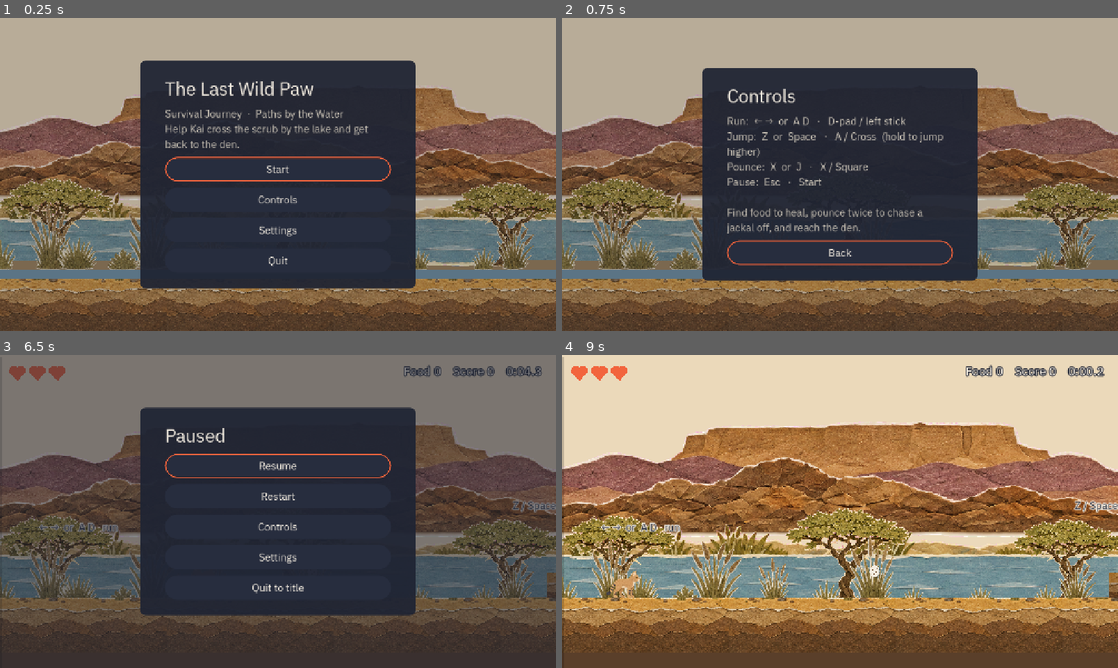
Above: before the commit, frames 1-4 (two rows, left to right).
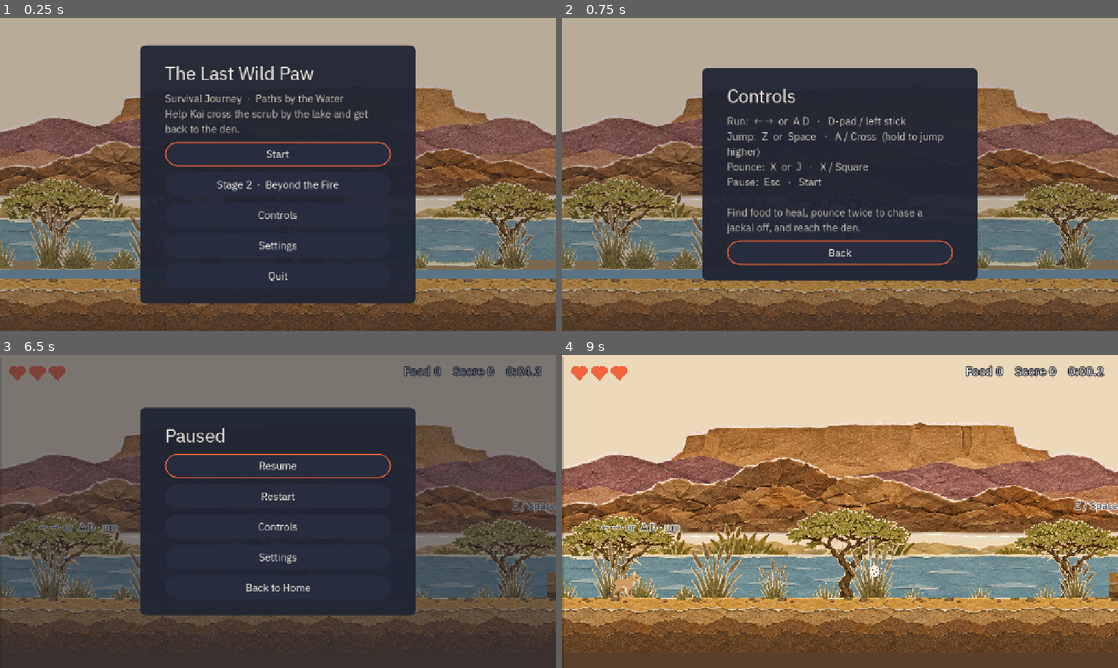
Above: after the commit, the same moments.

Repository: gomin2013/the-last-wild-paw
Game: Godot game, scene res://scenes/main.tscn
The game is run twice, just before and just after one commit, with the same random seed, the same clock (stepped at 60 frames per second) and the same inputs. Sound files missing from this copy of the repository are replaced by a short silence.
Inputs (mouse positions are in pixels of both pictures, inside the frame that each line leads up to):
- Up to frame 1 (0.25 s): no input
- Up to frame 2 (0.75 s): click "Controls" at 0.5 s
- Up to frame 3 (6.5 s): click "Back" at 1.25 s; click "Start" at 2 s; tap Enter at 2.75 s; move the mouse to (400, 495) at 2.77 s; hold Right (move_right) 2.78-3.5 s; tap X (attack) at 2.85, 4.35 s; click (400, 495) at 2.92 s; tap Z (jump) at 3.02, 3.05, 3.32, 4.55, 6.02, 6.05, 6.32 s; drag from (166, 527) to (311, 570) at 3.52 s; move the mouse to (333, 442) at 4.27 s; hold Right (move_right) 4.28-5 s; click (333, 442) at 4.42 s; drag from (250, 574) to (111, 464) at 5.02 s; move the mouse to (444, 558) at 5.77 s; hold Left (move_left) from 5.78 s (still down); tap Alt at 5.85 s; click (444, 558) at 5.92 s; tap Escape (pause) at 6.4 s
- Up to frame 4 (9 s): release Left (move_left) at 6.5 s; click "Controls" at 6.5 s; click "Back" at 7.25 s; click "Quit to title" (after the commit: "Back to Home") at 8 s; click "Start" at 8.75 s

The runs differ from the first frame. In frame 1, 9.5% of the frame differs, in the area x 25-75%, y 8-92%; in frame 2, nothing differs; in frame 3, 0.2%; in frame 4, nothing differs.

Commit message:
2026 Updated Paper Collage Sprites (Scene & UI).

Diff:
--- a/scenes/stage.gd
+++ b/scenes/stage.gd
@@ -1,20 +1,32 @@
 extends Node2D
-## Stage 1 "Paths by the Water" (S1 EP.02-03): wires Kai to the HUD, ends the run on death or at the
-## den.
+## A stage (Stage 1 "Paths by the Water", S1 EP.02-03; Stage 2 "Beyond the Fire", EP.10-11): wires
+## Kai to the HUD, ends the run on death or at the clear zone (the node named Den). With `sky` and
+## `tint` set, the light runs from the first colour to the last as Kai crosses the stage.
 
+## Key for the saved best result (one per stage).
+@export var stage_key := "paths"
+@export var clear_title := "Back at the den"
+## Scene the result screen offers after a clear; empty for the last stage.
+@export_file("*.tscn") var next_stage := ""
 @export var stage_width := 7000
 ## Falling below this (should never happen) counts as a hazard and respawns Kai at the start.
 @export var kill_y := 900.0
+@export var sky: Gradient
+@export var tint: Gradient
 
 @onready var _kai: Kai = $Kai
 @onready var _hud: Control = $HUD/Hud
 @onready var _pause: CanvasLayer = $PauseMenu
 @onready var _result: CanvasLayer = $Result
 @onready var _start: Marker2D = $Start
+@onready var _hints := $Level.find_children("Hint*", "Label", false)
 
 
 func _ready() -> void:
-	GameState.start_stage()
+	GameState.start_stage(stage_key)
+	add_child(TouchControls.new())
+	if DisplayServer.is_touchscreen_available():
+		use_touch_hints()
 	var cam: Camera2D = _kai.get_node("Camera2D")
 	cam.limit_left = 0
 	cam.limit_right = stage_width
@@ -30,16 +42,30 @@
 func _physics_process(_delta: float) -> void:
 	if _kai.global_position.y > kill_y:
 		_kai.hit_hazard(1, _start.global_position)
+	if sky and tint:
+		var t := clampf(_kai.global_position.x / stage_width, 0.0, 1.0)
+		$Sky/Color.color = sky.sample(t)
+		var c := tint.sample(t)
+		$Tint.color = c
+		# Hints stay readable in the dark: undo the tint on them
+		for hint in _hints:
+			hint.modulate = Color(1.0 / c.r, 1.0 / c.g, 1.0 / c.b)
+
+
+## On a touchscreen, hints that name keys show their `touch_text` metadata instead.
+func use_touch_hints() -> void:
+	for hint: Label in _hints:
+		hint.text = hint.get_meta("touch_text", hint.text)
 
 
 func _on_died() -> void:
 	_pause.enabled = false
 	await get_tree().create_timer(1.2).timeout
-	_result.show_result(GameState.finish_stage(false))
+	_result.show_result(GameState.finish_stage(false), "")
 
 
 func _on_den_reached() -> void:
 	if _kai.state == Kai.State.DEAD or not GameState.running:
 		return
 	_pause.enabled = false
-	_result.show_result(GameState.finish_stage(true))
+	_result.show_result(GameState.finish_stage(true), clear_title, next_stage)
--- /dev/null
+++ b/scenes/stage_fire.tscn
@@ -0,0 +1,320 @@
+[gd_scene format=3]
+
+[ext_resource type="Script" path="res://scenes/stage.gd" id="stage"]
+[ext_resource type="Script" path="res://actors/props/ground_block.gd" id="ground"]
+[ext_resource type="Script" path="res://actors/props/thorns.gd" id="thorns"]
+[ext_resource type="Script" path="res://actors/props/food.gd" id="food"]
+[ext_resource type="Script" path="res://actors/props/listening_stone.gd" id="stone"]
+[ext_resource type="Script" path="res://actors/props/offering.gd" id="offering"]
+[ext_resource type="Script" path="res://actors/props/campfire.gd" id="campfire"]
+[ext_resource type="Script" path="res://actors/props/backdrop.gd" id="backdrop"]
+[ext_resource type="PackedScene" path="res://actors/player/kai.tscn" id="kai"]
+[ext_resource type="PackedScene" path="res://actors/enemies/jackal.tscn" id="jackal"]
+[ext_resource type="Script" path="res://ui/hud.gd" id="hud"]
+[ext_resource type="Script" path="res://ui/pause_menu.gd" id="pause"]
+[ext_resource type="Script" path="res://ui/result.gd" id="result"]
+
+[sub_resource type="Gradient" id="sky"]
+offsets = PackedFloat32Array(0, 0.45, 0.8, 1)
+colors = PackedColorArray(0.91, 0.69, 0.48, 1, 0.55, 0.36, 0.45, 1, 0.16, 0.17, 0.29, 1, 0.1, 0.11, 0.2, 1)
+
+[sub_resource type="Gradient" id="tint"]
+offsets = PackedFloat32Array(0, 0.45, 0.8, 1)
+colors = PackedColorArray(1, 0.88, 0.76, 1, 0.78, 0.64, 0.72, 1, 0.42, 0.46, 0.66, 1, 0.33, 0.37, 0.56, 1)
+
+[sub_resource type="LabelSettings" id="hint"]
+font_size = 24
+font_color = Color(0.96, 0.93, 0.88, 1)
+outline_size = 8
+outline_color = Color(0.12, 0.14, 0.2, 1)
+
+[sub_resource type="LabelSettings" id="hud"]
+font_size = 28
+font_color = Color(0.96, 0.93, 0.88, 1)
+outline_size = 10
+outline_color = Color(0.12, 0.14, 0.2, 1)
+
+[node name="Stage" type="Node2D"]
+script = ExtResource("stage")
+stage_key = "fire"
+clear_title = "Food on the stone"
+sky = SubResource("sky")
+tint = SubResource("tint")
+
+[node name="Sky" type="CanvasLayer" parent="."]
+layer = -100
+
+[node name="Color" type="ColorRect" parent="Sky"]
+anchors_preset = 15
+anchor_right = 1.0
+anchor_bottom = 1.0
+color = Color(0.91, 0.69, 0.48, 1)
+
+[node name="Tint" type="CanvasModulate" parent="."]
+color = Color(1, 0.88, 0.76, 1)
+
+[node name="Far" type="Parallax2D" parent="."]
+scroll_scale = Vector2(0.2, 1)
+repeat_size = Vector2(2560, 0)
+repeat_times = 3
+
+[node name="Plane" type="Node2D" parent="Far"]
+script = ExtResource("backdrop")
+
+[node name="Mid" type="Parallax2D" parent="."]
+scroll_scale = Vector2(0.5, 1)
+repeat_size = Vector2(2560, 0)
+repeat_times = 3
+
+[node name="Plane" type="Node2D" parent="Mid"]
+script = ExtResource("backdrop")
+plane = 1
+
+[node name="Camp" type="Node2D" parent="."]
+position = Vector2(6780, 560)
+script = ExtResource("campfire")
+
+[node name="Level" type="Node2D" parent="."]
+[node name="Water" type="Area2D" parent="Level" node_paths=PackedStringArray("respawn")]
+position = Vector2(1400, 600)
+script = ExtResource("thorns")
+size = Vector2(500, 60)
+respawn = NodePath("../RespawnWater")
+water = true
+
+[node name="Thorns1" type="Area2D" parent="Level" node_paths=PackedStringArray("respawn")]
+position = Vector2(3000, 620)
+script = ExtResource("thorns")
+size = Vector2(80, 60)
+respawn = NodePath("../RespawnPit")
+
+[node name="Thorns2" type="Area2D" parent="Level" node_paths=PackedStringArray("respawn")]
+position = Vector2(3200, 620)
+script = ExtResource("thorns")
+size = Vector2(100, 60)
+respawn = NodePath("../RespawnPit")
+
+[node name="Thorns3" type="Area2D" parent="Level" node_paths=PackedStringArray("respawn")]
+position = Vector2(3420, 620)
+script = ExtResource("thorns")
+size = Vector2(120, 60)
+respawn = NodePath("../RespawnPit")
+
+[node name="Thorns4" type="Area2D" parent="Level" node_paths=PackedStringArray("respawn")]
+position = Vector2(3660, 620)
+script = ExtResource("thorns")
+size = Vector2(140, 60)
+respawn = NodePath("../RespawnPit")
+
+[node name="Start" type="StaticBody2D" parent="Level"]
+position = Vector2(0, 560)
+script = ExtResource("ground")
+size = Vector2(1400, 200)
+kind = 0
+
+[node name="Stone1" type="StaticBody2D" parent="Level"]
+position = Vector2(1520, 520)
+script = ExtResource("ground")
+size = Vector2(80, 240)
+kind = 1
+
+[node name="Stone2" type="StaticBody2D" parent="Level"]
+position = Vector2(1720, 490)
+script = ExtResource("ground")
+size = Vector2(80, 270)
+kind = 1
+
+[node name="Ground2" type="StaticBody2D" parent="Level"]
+position = Vector2(1900, 560)
+script = ExtResource("ground")
+size = Vector2(1100, 200)
+kind = 0
+
+[node name="Step" type="StaticBody2D" parent="Level"]
+position = Vector2(2600, 470)
+script = ExtResource("ground")
+size = Vector2(128, 90)
+kind = 1
+
+[node name="HighRock" type="StaticBody2D" parent="Level"]
+position = Vector2(2760, 380)
+script = ExtResource("ground")
+size = Vector2(120, 180)
+kind = 1
+
+[node name="PitFloor" type="StaticBody2D" parent="Level"]
+position = Vector2(3000, 680)
+script = ExtResource("ground")
+size = Vector2(800, 80)
+kind = 0
+
+[node name="PitRock1" type="StaticBody2D" parent="Level"]
+position = Vector2(3080, 500)
+script = ExtResource("ground")
+size = Vector2(120, 260)
+kind = 1
+
+[node name="PitRock2" type="StaticBody2D" parent="Level"]
+position = Vector2(3300, 440)
+script = ExtResource("ground")
+size = Vector2(120, 320)
+kind = 1
+
+[node name="PitRock3" type="StaticBody2D" parent="Level"]
+position = Vector2(3540, 500)
+script = ExtResource("ground")
+size = Vector2(120, 260)
+kind = 1
+
+[node name="Ground3" type="StaticBody2D" parent="Level"]
+position = Vector2(3800, 560)
+script = ExtResource("ground")
+size = Vector2(3200, 200)
+kind = 0
+
+[node name="ShelfStep" type="StaticBody2D" parent="Level"]
+position = Vector2(4100, 470)
+script = ExtResource("ground")
+size = Vector2(100, 90)
+kind = 1
+
+[node name="Shelf" type="StaticBody2D" parent="Level"]
+position = Vector2(4250, 380)
+script = ExtResource("ground")
+size = Vector2(500, 48)
+kind = 1
+
+[node name="ShelfSupport" type="StaticBody2D" parent="Level"]
+position = Vector2(4686, 428)
+script = ExtResource("ground")
+size = Vector2(64, 132)
+kind = 1
+
+[node name="WallLeft" type="StaticBody2D" parent="Level"]
+position = Vector2(-60, 0)
+script = ExtResource("ground")
+size = Vector2(60, 760)
+kind = 1
+
+[node name="WallRight" type="StaticBody2D" parent="Level"]
+position = Vector2(7000, 0)
+script = ExtResource("ground")
+size = Vector2(60, 760)
+kind = 1
+
+[node name="RespawnWater" type="Marker2D" parent="Level"]
+position = Vector2(1360, 556)
+
+[node name="RespawnPit" type="Marker2D" parent="Level"]
+position = Vector2(2960, 556)
+
+[node name="ListeningStone" type="Area2D" parent="Level"]
+position = Vector2(2820, 380)
+script = ExtResource("stone")
+
+[node name="Food1" type="Area2D" parent="Level"]
+position = Vector2(600, 500)
+script = ExtResource("food")
+
+[node name="Food2" type="Area2D" parent="Level"]
+position = Vector2(1560, 460)
+script = ExtResource("food")
+
+[node name="Food3" type="Area2D" parent="Level"]
+position = Vector2(3360, 380)
+script = ExtResource("food")
+
+[node name="Food4" type="Area2D" parent="Level"]
+position = Vector2(4500, 320)
+script = ExtResource("food")
+
+[node name="Food5" type="Area2D" parent="Level"]
+position = Vector2(5800, 500)
+script = ExtResource("food")
+
+[node name="HintAlone" type="Label" parent="Level"]
+offset_left = 90.0
+offset_top = 380.0
+offset_right = 790.0
+offset_bottom = 420.0
+text = "Alone now. Follow the smell of smoke."
+label_settings = SubResource("hint")
+
+[node name="HintWater" type="Label" parent="Level"]
+offset_left = 1380.0
+offset_top = 330.0
+offset_right = 2080.0
+offset_bottom = 370.0
+text = "Deep water. Stone to stone."
+label_settings = SubResource("hint")
+
+[node name="HintNight" type="Label" parent="Level"]
+offset_left = 3800.0
+offset_top = 330.0
+offset_right = 4500.0
+offset_bottom = 370.0
+text = "Jackals hunt at night. Two pounces still chase one off."
+label_settings = SubResource("hint")
+
+[node name="HintFire" type="Label" parent="Level"]
+offset_left = 5700.0
+offset_top = 330.0
+offset_right = 6400.0
+offset_bottom = 370.0
+text = "The people left food on a stone, then went in."
+label_settings = SubResource("hint")
+
+[node name="Den" type="Area2D" parent="."]
+position = Vector2(6100, 560)
+script = ExtResource("offering")
+
+[node name="Jackal1" parent="." instance=ExtResource("jackal")]
+position = Vector2(2400, 560)
+dir = -1
+
+[node name="Jackal2" parent="." instance=ExtResource("jackal")]
+position = Vector2(4500, 380)
+dir = 1
+
+[node name="Jackal3" parent="." instance=ExtResource("jackal")]
+position = Vector2(5200, 560)
+dir = -1
+
+[node name="Jackal4" parent="." instance=ExtResource("jackal")]
+position = Vector2(5450, 560)
+dir = 1
+
+[node name="Start" type="Marker2D" parent="."]
+position = Vector2(140, 556)
+
+[node name="Kai" parent="." instance=ExtResource("kai")]
+position = Vector2(140, 556)
+
+[node name="HUD" type="CanvasLayer" parent="."]
+layer = 10
+
+[node name="Hud" type="Control" parent="HUD"]
+layout_mode = 3
+anchors_preset = 15
+anchor_right = 1.0
+anchor_bottom = 1.0
+mouse_filter = 2
+script = ExtResource("hud")
+
+[node name="Stats" type="Label" parent="HUD/Hud"]
+layout_mode = 1
+anchors_preset = 1
+anchor_left = 1.0
+anchor_right = 1.0
+offset_left = -760.0
+offset_top = 18.0
+offset_right = -32.0
+offset_bottom = 62.0
+horizontal_alignment = 2
+label_settings = SubResource("hud")
+
+[node name="PauseMenu" type="CanvasLayer" parent="."]
+script = ExtResource("pause")
+
+[node name="Result" type="CanvasLayer" parent="."]
+script = ExtResource("result")
--- a/scenes/stage_paths.tscn
+++ b/scenes/stage_paths.tscn
@@ -27,6 +27,7 @@
 
 [node name="Stage" type="Node2D"]
 script = ExtResource("stage")
+next_stage = "res://scenes/stage_fire.tscn"
 
 [node name="Sky" type="CanvasLayer" parent="."]
 layer = -100
@@ -242,6 +243,7 @@
 offset_right = 710.0
 offset_bottom = 420.0
 text = "← →  or  A D   run"
+metadata/touch_text = "Left / right buttons   run"
 label_settings = SubResource("hint")
 
 [node name="HintJump" type="Label" parent="Level"]
@@ -250,6 +252,7 @@
 offset_right = 1800.0
 offset_bottom = 370.0
 text = "Z / Space   jump   (hold for higher)"
+metadata/touch_text = "Big right button   jump   (hold for higher)"
 label_settings = SubResource("hint")
 
 [node name="HintPounce" type="Label" parent="Level"]
@@ -258,6 +261,7 @@
 offset_right = 3620.0
 offset_bottom = 440.0
 text = "X / J   pounce   ·   two pounces chase a jackal off"
+metadata/touch_text = "Claw button   pounce   ·   two pounces chase a jackal off"
 label_settings = SubResource("hint")
 
 [node name="HintThorns" type="Label" parent="Level"]
--- a/ui/pause_menu.gd
+++ b/ui/pause_menu.gd
@@ -1,5 +1,6 @@
 extends CanvasLayer
-## Pause anywhere during play (FR-01): Resume, Restart, Controls, Settings, Quit to title.
+## Pause anywhere during play (FR-01): Resume, Restart, Controls, Settings, Back to Home
+## (the title screen).
 
 var enabled := true
 
@@ -31,7 +32,7 @@
 	UiKit.button(_box, "Restart", GameState.restart_stage)
 	UiKit.button(_box, "Controls", _controls)
 	UiKit.button(_box, "Settings", _settings)
-	UiKit.button(_box, "Quit to title", GameState.to_title)
+	UiKit.button(_box, "Back to Home", GameState.to_title)
 	UiKit.focus_first(_box)
 
 
--- a/ui/result.gd
+++ b/ui/result.gd
@@ -1,5 +1,6 @@
 extends CanvasLayer
-## Stage Clear / Game Over (FR-01): the run's numbers, the best result, Restart or Title.
+## Stage Clear / Game Over (FR-01): the run's numbers, the best result, Next stage (after a clear,
+## when there is one), Play again or Back to Home (the title screen).
 
 var _box: VBoxContainer
 
@@ -11,7 +12,7 @@
 	visible = false
 
 
-func show_result(r: Dictionary) -> void:
+func show_result(r: Dictionary, clear_title: String, next_stage := "") -> void:
 	get_tree().paused = true
 	visible = true
 	var lines := [
@@ -29,8 +30,10 @@
 				else "Best  %d  in  %s" % [r["best_score"], GameState.format_time(r["best_time"])]
 			)
 		)
-	var title := "Back at the den" if r["cleared"] else "Kai needs to rest"
+	var title := clear_title if r["cleared"] else "Kai needs to rest"
 	UiKit.page(_box, title, "\n".join(lines))
+	if r["cleared"] and next_stage:
+		UiKit.button(_box, "Next stage", GameState.start_game.bind(next_stage))
 	UiKit.button(_box, "Play again", GameState.restart_stage)
-	UiKit.button(_box, "Title", GameState.to_title)
+	UiKit.button(_box, "Back to Home", GameState.to_title)
 	UiKit.focus_first(_box)
--- a/ui/title.gd
+++ b/ui/title.gd
@@ -1,5 +1,7 @@
 extends Control
 ## Title screen (FR-01): Start, Controls, Settings, Quit (the browser build quits to the website).
+
+const STAGE_2 := "res://scenes/stage_fire.tscn"
 
 var _box: VBoxContainer
 
@@ -16,6 +18,7 @@
 		body += "\nBest  %d" % GameState.best_score
 	UiKit.page(_box, "The Last Wild Paw", body)
 	UiKit.button(_box, "Start", GameState.start_game)
+	UiKit.button(_box, "Stage 2  ·  Beyond the Fire", GameState.start_game.bind(STAGE_2))
 	UiKit.button(_box, "Controls", _controls)
 	UiKit.button(_box, "Settings", _settings)
 	UiKit.button(_box, "Quit", GameState.quit_game)
--- /dev/null
+++ b/ui/touch_controls.gd
@@ -0,0 +1,102 @@
+class_name TouchControls
+extends CanvasLayer
+## On-screen buttons for phones and tablets (shown only on a touchscreen): move left / right on the
+## left thumb, pounce and jump on the right, pause at the top. Each button presses the same input
+## action as the keyboard, so Kai and the menus need nothing extra. Hidden while the game is paused
+## (the pause menu's own buttons take taps then). Glyphs are drawn shapes: the web build has no
+## font with arrow symbols.
+
+const INK := Color("f4ede1")
+
+## action, top-left corner, diameter (game px, 1280x720)
+const BUTTONS := [
+	["move_left", Vector2(40, 540), 150.0],
+	["move_right", Vector2(210, 540), 150.0],
+	["attack", Vector2(920, 560), 140.0],
+	["jump", Vector2(1090, 470), 160.0],
+	["pause", Vector2(604, 12), 72.0],
+]
+
+
+func _ready() -> void:
+	layer = 20
+	process_mode = Node.PROCESS_MODE_ALWAYS
+	for b: Array in BUTTONS:
+		add_child(_button(b[0], b[1], b[2]))
+
+
+func _process(_delta: float) -> void:
+	# Hide the whole layer: TOUCHSCREEN_ONLY hides a button's texture, not its glyph child.
+	visible = DisplayServer.is_touchscreen_available() and not get_tree().paused
+
+
+func _button(action: String, pos: Vector2, d: float) -> TouchScreenButton:
+	var t := TouchScreenButton.new()
+	t.action = action
+	t.position = pos
+	t.visibility_mode = TouchScreenButton.VISIBILITY_TOUCHSCREEN_ONLY
+	t.passby_press = action.begins_with("move")  # slide the thumb between left and right
+	t.texture_normal = _disc(d, 0.28)
+	t.texture_pressed = _disc(d, 0.5)
+	var shape := CircleShape2D.new()
+	shape.radius = d / 2.0
+	t.shape = shape
+	t.add_child(_glyph(action, d))
+	return t
+
+
+## The button's symbol, centred in a `d`-wide disc: arrows, a three-line claw swipe, pause bars.
+static func _glyph(action: String, d: float) -> Node2D:
+	var c := Vector2(d, d) / 2.0
+	var r := d * 0.2
+	var tri := {
+		"move_left": [Vector2(-r, 0), Vector2(r * 0.7, -r), Vector2(r * 0.7, r)],
+		"move_right": [Vector2(r, 0), Vector2(-r * 0.7, -r), Vector2(-r * 0.7, r)],
+		"jump": [Vector2(0, -r), Vector2(r, r * 0.7), Vector2(-r, r * 0.7)],
+	}
+	var root := Node2D.new()
+	if action in tri:
+		var poly := Polygon2D.new()
+		poly.polygon = PackedVector2Array(tri[action])
+		poly.position = c
+		poly.color = INK
+		root.add_child(poly)
+	elif action == "attack":
+		for i in 3:
+			var line := Line2D.new()
+			var x := (i - 1) * r * 0.6
+			line.points = PackedVector2Array(
+				[c + Vector2(x - r * 0.4, -r), c + Vector2(x + r * 0.4, r)]
+			)
+			line.width = d * 0.05
+			line.default_color = INK
+			line.begin_cap_mode = Line2D.LINE_CAP_ROUND
+			line.end_cap_mode = Line2D.LINE_CAP_ROUND
+			root.add_child(line)
+	else:
+		for x: float in [-r * 0.45, r * 0.45]:
+			var bar := Polygon2D.new()
+			var w := r * 0.3
+			bar.polygon = PackedVector2Array(
+				[Vector2(-w / 2, -r), Vector2(w / 2, -r), Vector2(w / 2, r), Vector2(-w / 2, r)]
+			)
+			bar.position = c + Vector2(x, 0)
+			bar.color = INK
+			root.add_child(bar)
+	return root
+
+
+## A soft-edged cream disc `d` px wide.
+static func _disc(d: float, alpha: float) -> GradientTexture2D:
+	var g := Gradient.new()
+	g.offsets = PackedFloat32Array([0.0, 0.93, 1.0])
+	var c := Color(0.96, 0.93, 0.88, alpha)
+	g.colors = PackedColorArray([c, c, Color(c, 0.0)])
+	var tex := GradientTexture2D.new()
+	tex.gradient = g
+	tex.fill = GradientTexture2D.FILL_RADIAL
+	tex.fill_from = Vector2(0.5, 0.5)
+	tex.fill_to = Vector2(1.0, 0.5)
+	tex.width = int(d)
+	tex.height = int(d)
+	return tex
--- a/ui/ui_kit.gd
+++ b/ui/ui_kit.gd
@@ -91,9 +91,15 @@
 			return
 
 
-static func controls_text() -> String:
+## With `touch`, a first line names the on-screen buttons.
+static func controls_text(touch := DisplayServer.is_touchscreen_available()) -> String:
 	return (
-		"Run:  ← →  or  A D   ·   D-pad / left stick\n"
+		(
+			"Touch:  left / right buttons run   ·   big right button jumps   ·   claw pounces\n\n"
+			if touch
+			else ""
+		)
+		+ "Run:  ← →  or  A D   ·   D-pad / left stick\n"
 		+ "Jump:  Z  or  Space   ·   A / Cross  (hold to jump higher)\n"
 		+ "Pounce:  X  or  J   ·   X / Square\n"
 		+ "Pause:  Esc   ·   Start\n\n"
Not shown, added: ui/touch_controls.gd.uid
